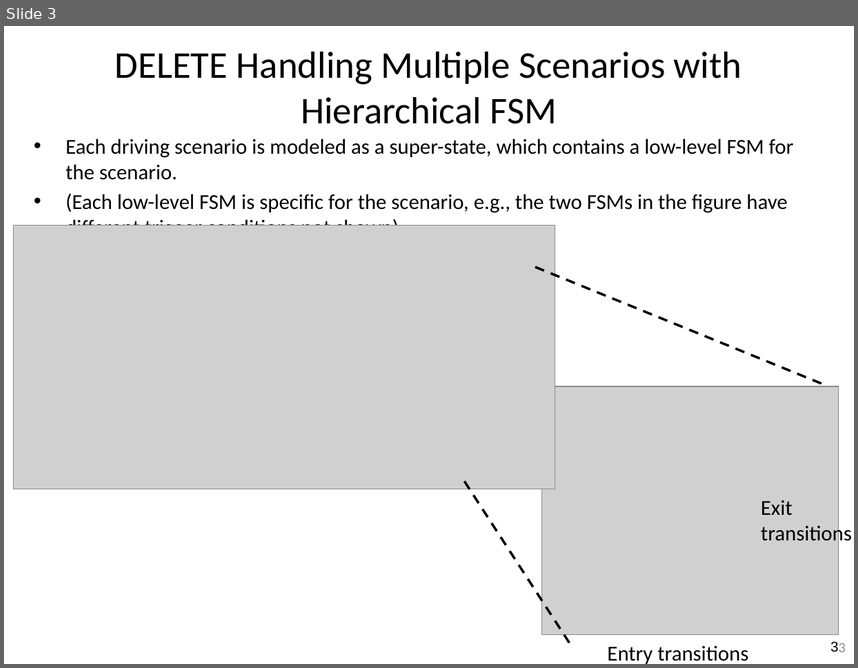
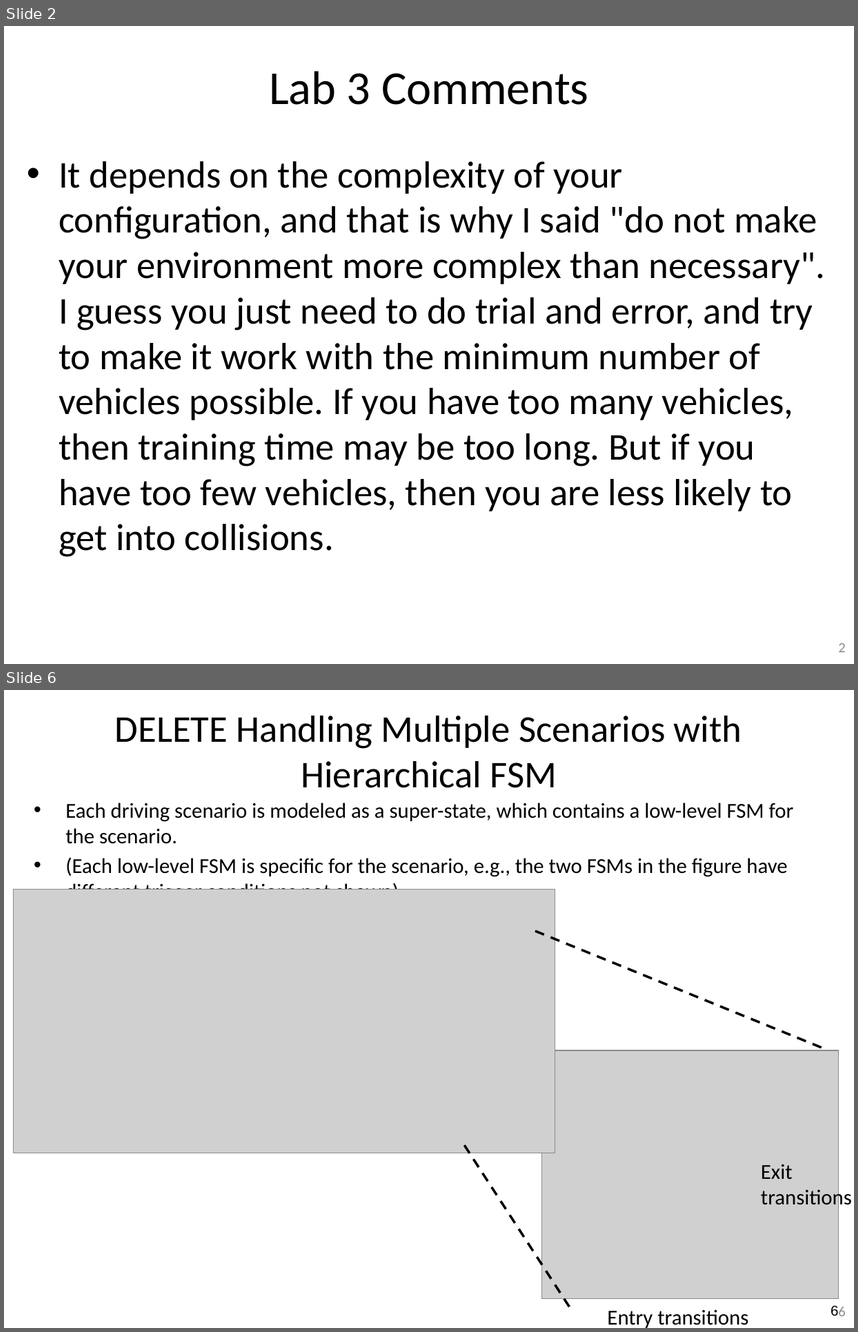
Before and after one commit to guzonghua/saav, a slide deck: PPTs/bak/UMU SDC TODO.pptx. Shown one above the other, each under a label of ours: slide 3 before the commit, slides 2 and 6 after it; the slides between them are not shown. The pictures are 858x668 and 858x1332 pixels, drawn with LibreOffice and Linux fonts; fonts in the diff are those of the drawing; grey boxes stand for pictures. Boxes give left, top, right and bottom in pixels: in the first picture for what was removed or moved away, otherwise in the second. Text is boxed around its words. In the diff, an @@ line names an element or a change of style, - is before the commit and + after.

```diff
--- a/PPTs/bak/UMU SDC TODO.pptx
+++ b/PPTs/bak/UMU SDC TODO.pptx
@@ slide 2 added at <box>4,26,854,664</box>, background #FFFFFF; not listed: 1 template element that a slide beside it also shows @@
@@ title added at <box>269,71,589,105</box>, 40 pt, text #000000 @@
+Lab 3 Comments
@@ text added at <box>59,161,825,557</box>, 32 pt, text #000000 @@
+• It depends on the complexity of your configuration, and that is why I said "do not make your environment more complex than necessary". I guess you just need to do trial and error, and try to make it work with the minimum number of vehicles possible. If you have too many vehicles, then training time may be too long. But if you have too few vehicles, then you are less likely to get into collisions.
@@ what was slide 3 is now slide 6 @@
@@ page number at <box>831,1305,838,1316</box>: text changed @@
-3
+6
@@ page number at <box>838,1306,845,1316</box>: text changed @@
-3
+6
```
Also in this commit, not shown: 3 other slides added, 1 slide removed, 6 other files.
